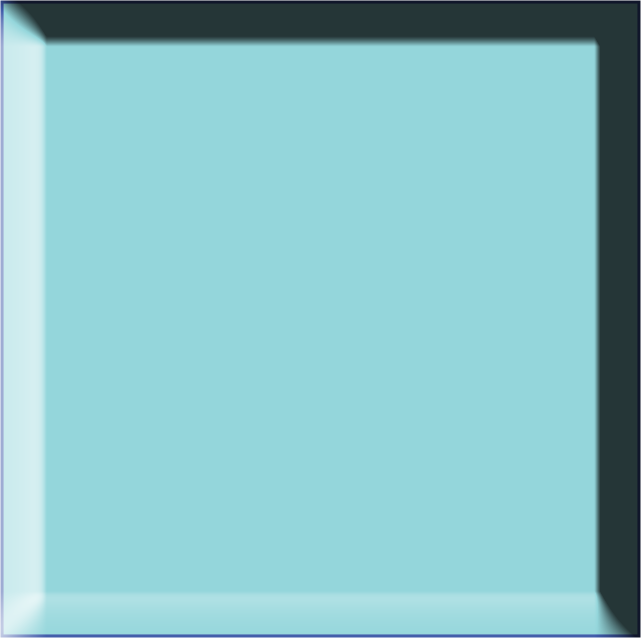
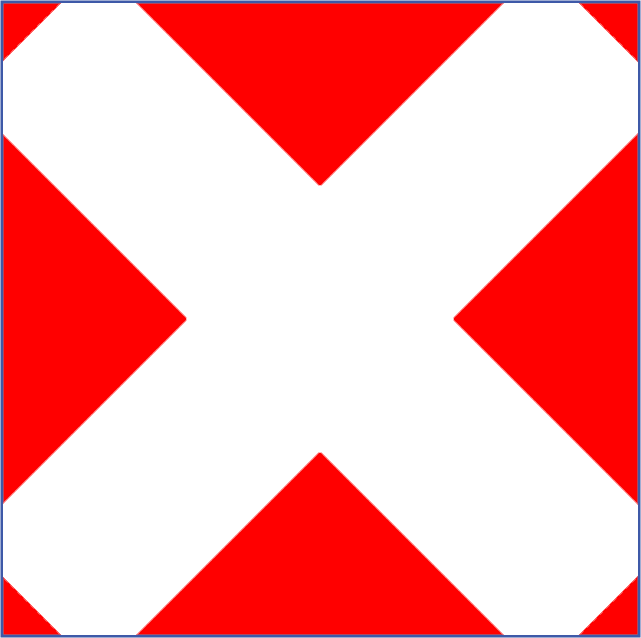
Two versions of the same layered image (641px x 638px). Layer-by-layer changes:
added layer "Layer 0 copy" above "Layer 0" over left=0, top=0, right=641, bottom=638
hid "Layer 0" over left=0, top=0, right=641, bottom=638
